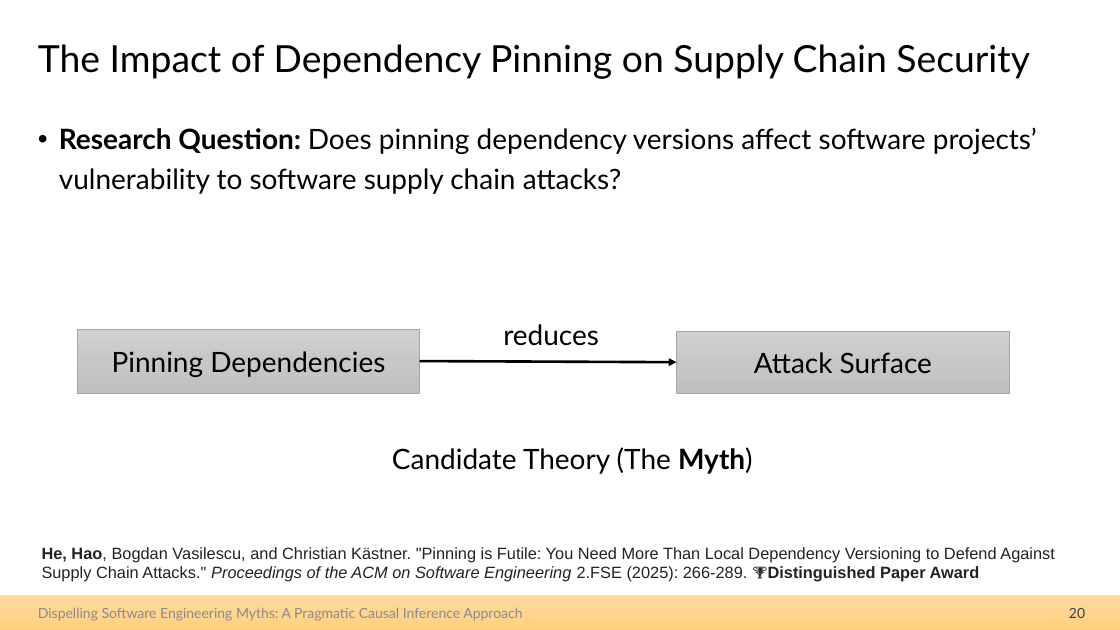
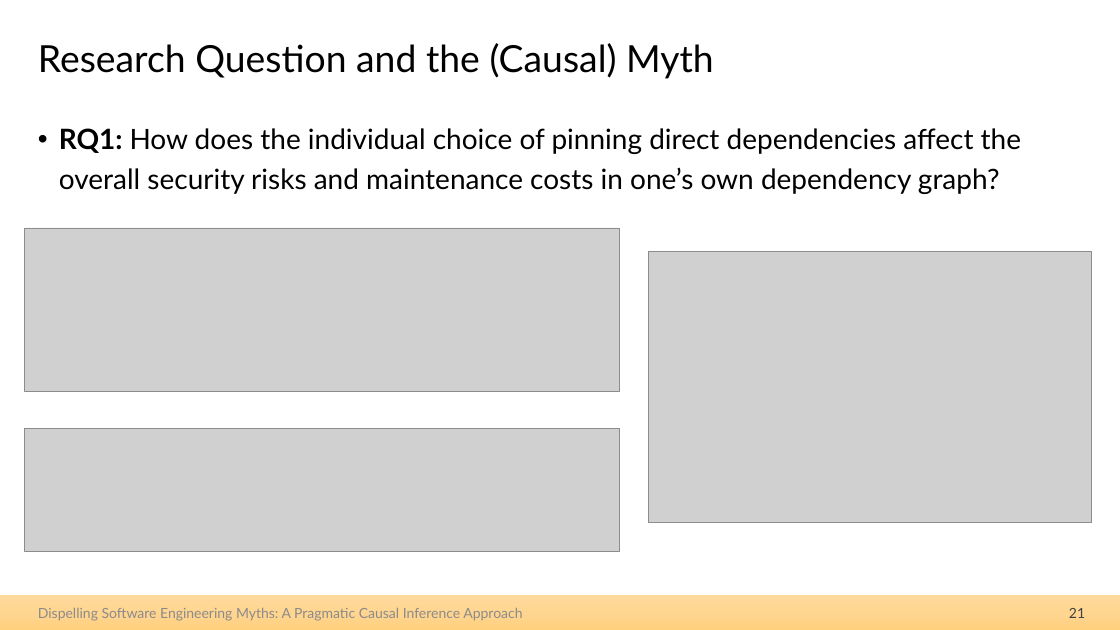
Before and after one commit to hehao98/Thesis, a slide deck: slide 21 of 2026.09.21-Thesis Defense.pptx (slide 20 before the commit). Drawn at 1120x630 pixels with LibreOffice and Linux fonts; fonts in the diff are those of the drawing; grey boxes stand for pictures. Boxes give left, top, right and bottom in pixels: in the first picture for what was removed or moved away, otherwise in the second. Text is boxed around its words. In the diff, an @@ line names an element or a change of style, - is before the commit and + after.

```diff
--- a/2026.09.21-Thesis Defense.pptx
+++ b/2026.09.21-Thesis Defense.pptx
@@ title at (x1=38, y1=43, x2=714, y2=79): text changed @@
-The Impact of Dependency Pinning on Supply Chain Security
+Research Question and the (Causal) Myth
@@ text at (x1=59, y1=128, x2=1021, y2=194): text changed @@
-• Research Question: Does pinning dependency versions affect software projects’ vulnerability to software supply chain attacks?
+• RQ1: How does the individual choice of pinning direct dependencies affect the overall security risks and maintenance costs in one’s own dependency graph?
@@ picture added at (x1=25, y1=228, x2=620, y2=391) @@
@@ picture added at (x1=649, y1=251, x2=1092, y2=523) @@
@@ group removed at (x1=77, y1=324, x2=1010, y2=393): 2 rectangles, 1 arrow, 1 text @@
-Pinning Dependencies
-Attack Surface
-reduces
@@ picture added at (x1=25, y1=429, x2=620, y2=552) @@
@@ text removed at (x1=392, y1=447, x2=753, y2=474) @@
-Candidate Theory (The Myth)
@@ text removed at (x1=42, y1=547, x2=1055, y2=582) @@
-He, Hao, Bogdan Vasilescu, and Christian Kästner. "Pinning is Futile: You Need More Than Local Dependency Versioning to Defend Against Supply Chain Attacks." Proceedings of the ACM on Software Engineering 2.FSE (2025): 266-289. 🏆Distinguished Paper Award
@@ page number at (x1=1069, y1=608, x2=1085, y2=618): text changed @@
-20
+21
```
Also in this commit, not shown: 9 other slides changed, 15 slides added, 5 slides removed.
